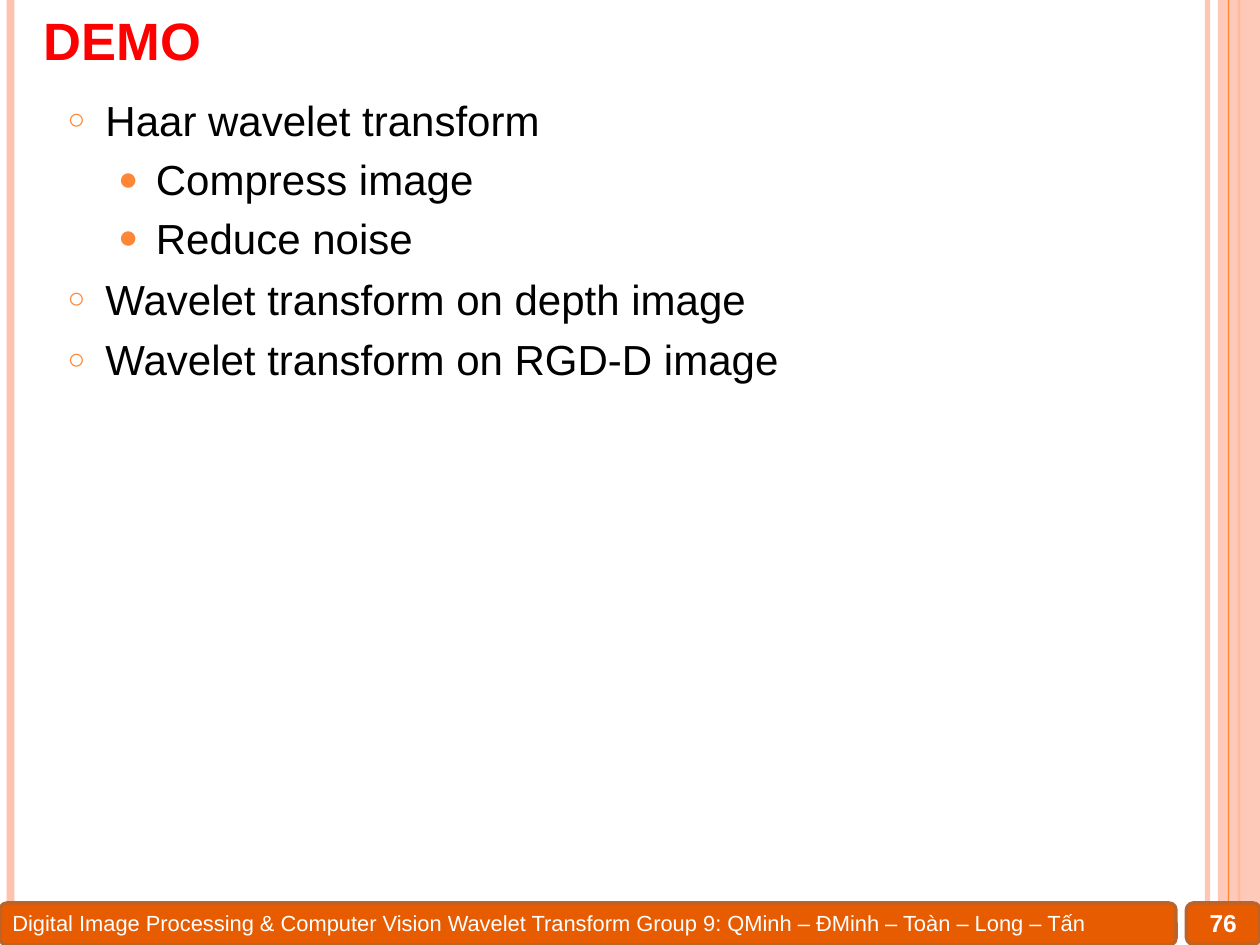
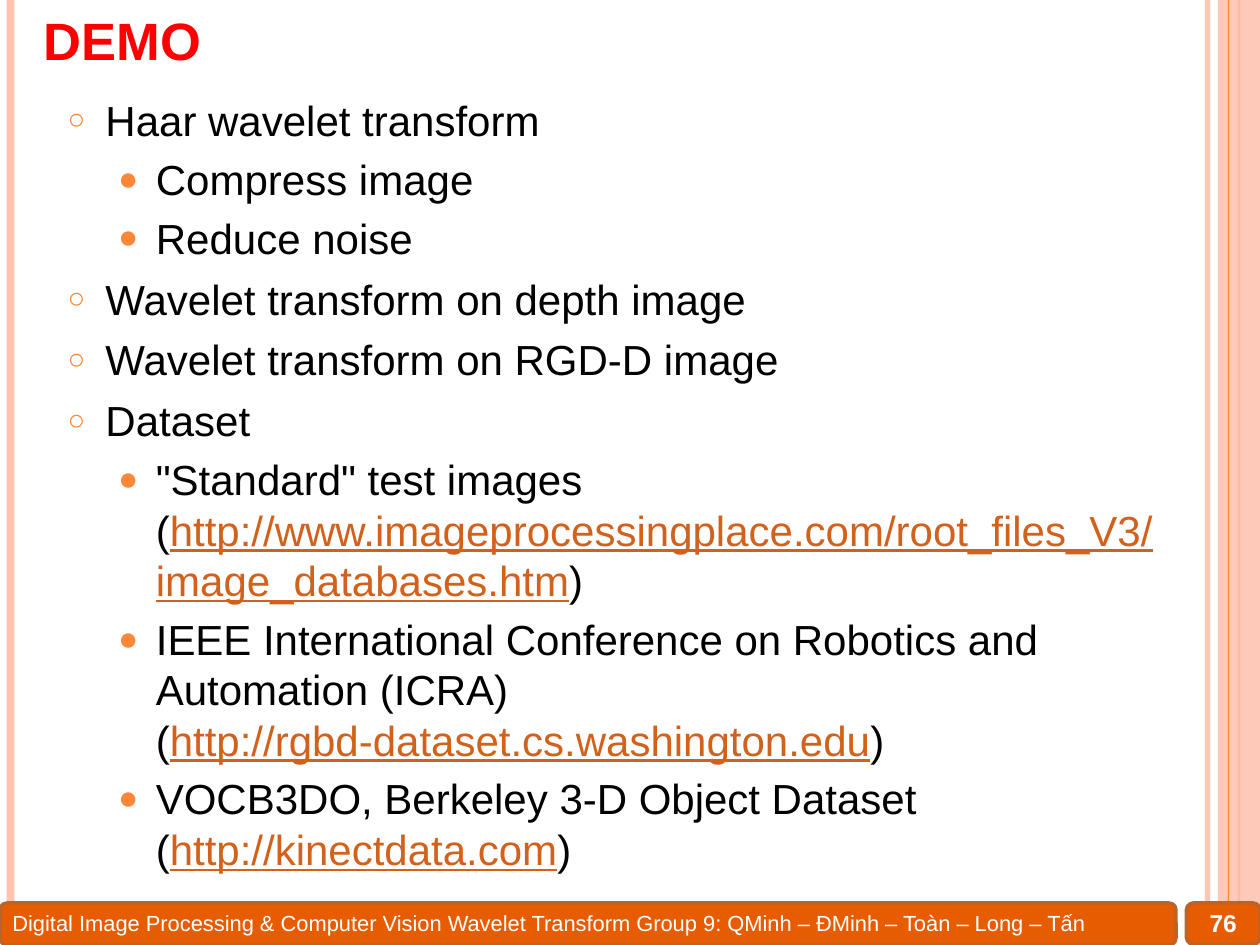
Before and after one commit to Alex7Huynh/dip-g9, a slide deck: slide 76 of 6. PPT/Wavelet transform.pptx. Drawn at 1260x945 pixels with LibreOffice and Linux fonts; fonts in the diff are those of the drawing. Boxes give left, top, right and bottom in pixels: in the first picture for what was removed or moved away, otherwise in the second. Text is boxed around its words. In the diff, an @@ line names an element or a change of style, - is before the commit and + after.

Commit message:
Update Slide. Update dataset.

```diff
--- a/6. PPT/Wavelet transform.pptx
+++ b/6. PPT/Wavelet transform.pptx
@@ text at [105, 407, 1153, 873]: paragraphs added @@
+  ○ Dataset
+  ● "Standard" test images
+    (http://www.imageprocessingplace.com/root_files_V3/image_databases.htm)
+  ● IEEE International Conference on Robotics and Automation (ICRA)
+    (http://rgbd-dataset.cs.washington.edu)
+  ● VOCB3DO, Berkeley 3-D Object Dataset
+    (http://kinectdata.com)
```
Also in this commit, not shown: 8 other slides changed, 1 slide added, 1 slide removed, 31 other files.
